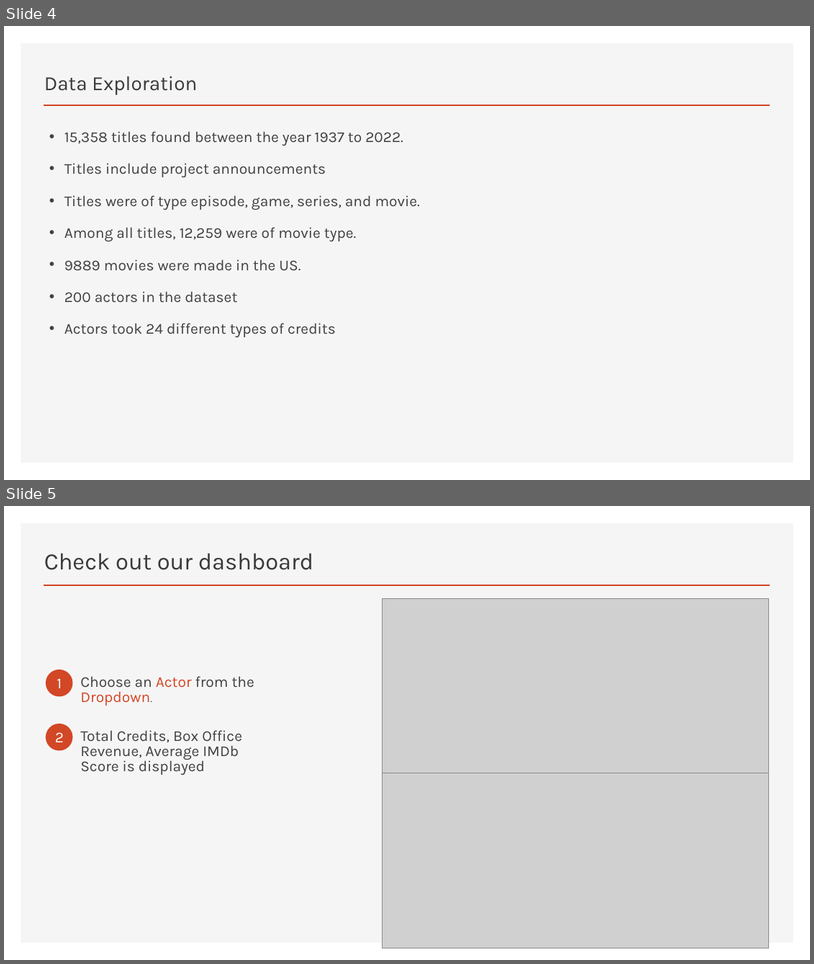
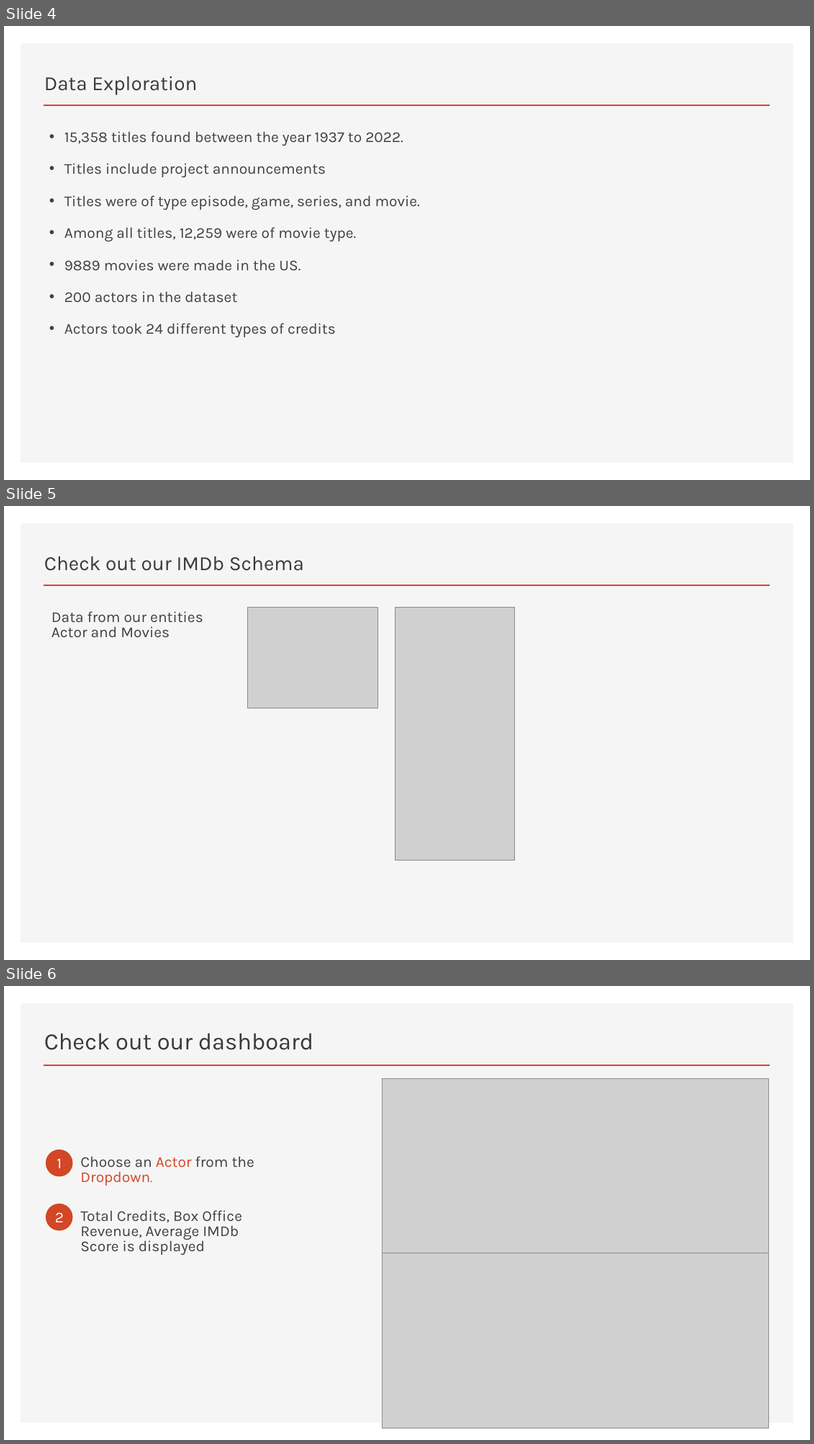
Before and after one commit to bethanylindberg/MoviesDashboard, a slide deck: Welcome to Stars.pptx. Shown one above the other, each under a label of ours: slides 4 and 5 before the commit, slides 4, 5 and 6 after it. The pictures are 814x964 and 814x1444 pixels, drawn with LibreOffice and Linux fonts; fonts in the diff are those of the drawing; grey boxes stand for pictures. Boxes give left, top, right and bottom in pixels: in the first picture for what was removed or moved away, otherwise in the second. Text is boxed around its words. In the diff, an @@ line names an element or a change of style, - is before the commit and + after.

```diff
--- a/Welcome to Stars.pptx
+++ b/Welcome to Stars.pptx
@@ slide 5 added at (x1=4, y1=506, x2=810, y2=960), background #FFFFFF; not listed: 2 template elements that a slide beside it also shows @@
@@ text added at (x1=44, y1=556, x2=304, y2=571), 24 pt, text #3B3838 @@
+Check out our IMDb Schema
@@ text added at (x1=52, y1=611, x2=203, y2=637), 18 pt, text #404040 @@
+Data from our entities Actor and Movies
@@ picture added at (x1=248, y1=608, x2=378, y2=708) @@
@@ picture added at (x1=396, y1=607, x2=515, y2=860) @@
@@ what was slide 5 is now slide 6 @@
```
Also in this commit, not shown: 1 slide changed.
